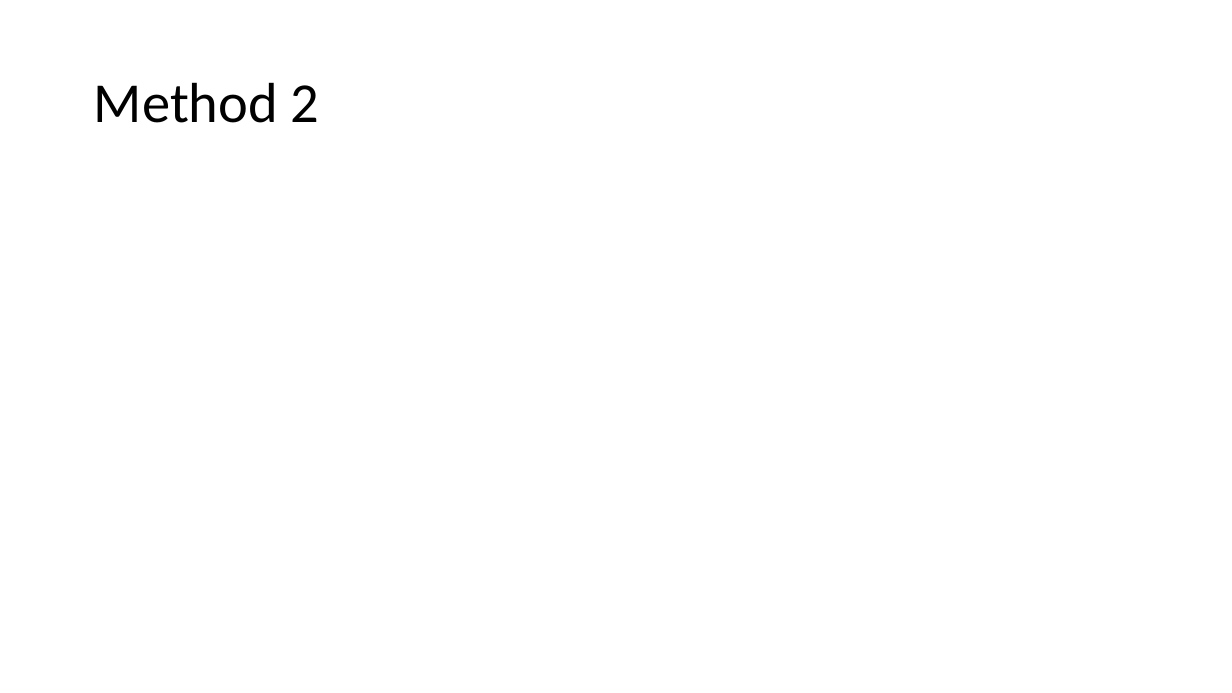
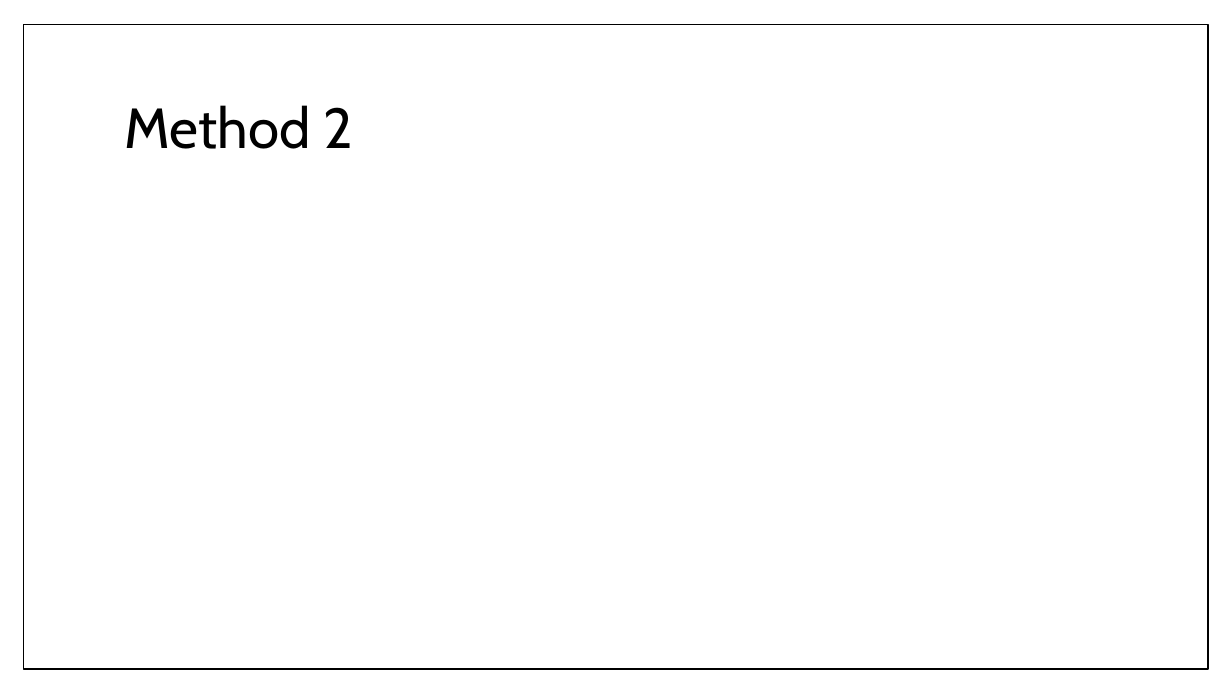
Before and after one commit to bl1zzardx/hivprogression, a slide deck: slide 8 of hivprogression/peer-seminar.pptx (slide 5 before the commit). Drawn at 1232x693 pixels with LibreOffice and Linux fonts; fonts in the diff are those of the drawing. Boxes give left, top, right and bottom in pixels: in the first picture for what was removed or moved away, otherwise in the second. Text is boxed around its words. In the diff, an @@ line names an element or a change of style, - is before the commit and + after.

```diff
--- a/hivprogression/peer-seminar.pptx
+++ b/hivprogression/peer-seminar.pptx
@@ rectangle added at [23, 25, 1208, 669], fill #FFFFFF, outline #000000 1 pt @@
@@ title "Method 2": place and size @@
-title "Method 2" at [94, 82, 320, 123]
+title "Method 2" at [125, 105, 354, 149]
@@ title "Method 2" at [125, 105, 354, 149]: font Calibri to Cabin @@
```
Also in this commit, not shown: 4 other slides changed, 6 slides added, 5 slides removed, 3 other files.
